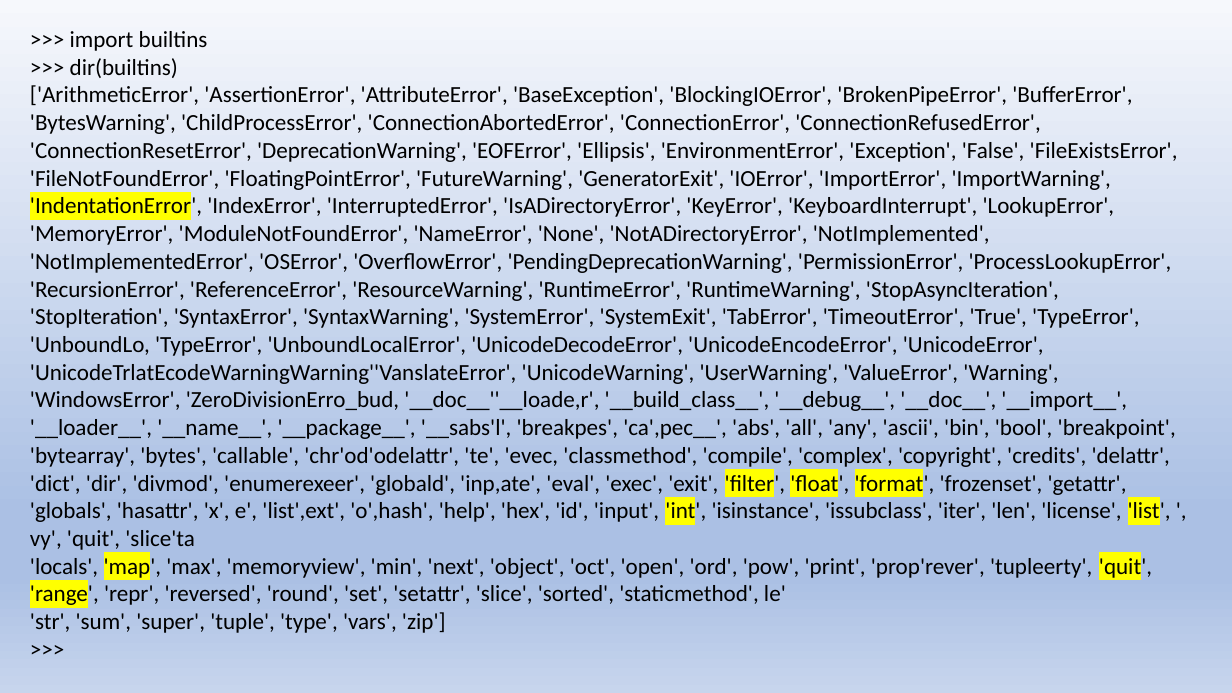
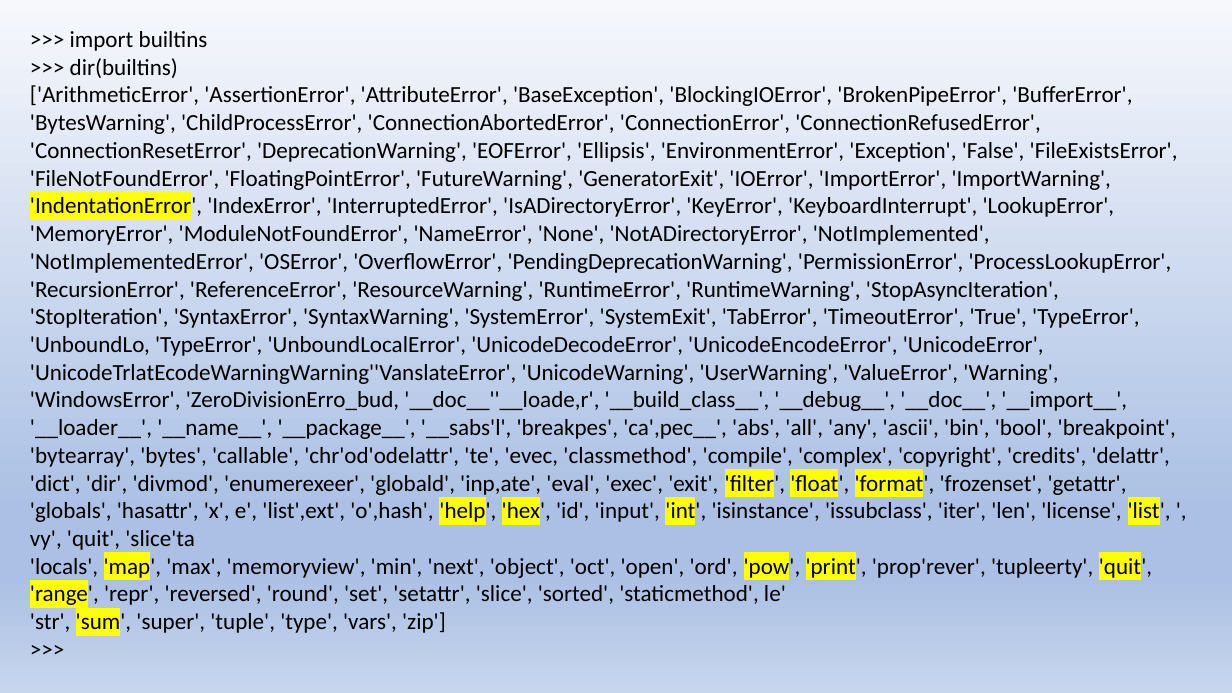
Before and after one commit to jwang1122/learnpython, a slide deck: slide 21 of Python Language.pptx (slide 19 before the commit). Drawn at 1232x693 pixels with LibreOffice and Linux fonts; fonts in the diff are those of the drawing. Boxes give left, top, right and bottom in pixels: in the first picture for what was removed or moved away, otherwise in the second. Text is boxed around its words. In the diff, an @@ line names an element or a change of style, - is before the commit and + after.

Commit message:
Do NOT name your python file the same as builtins.

```diff
--- a/Python Language.pptx
+++ b/Python Language.pptx
@@ text at box(30, 85, 1178, 636): highlight none to #FFFF00 in "'help', 'hex',", "'pow', 'print',", "'sum'," @@
```
Also in this commit, not shown: 13 other slides changed, 32 slides added, 1 slide removed, 21 other files.
